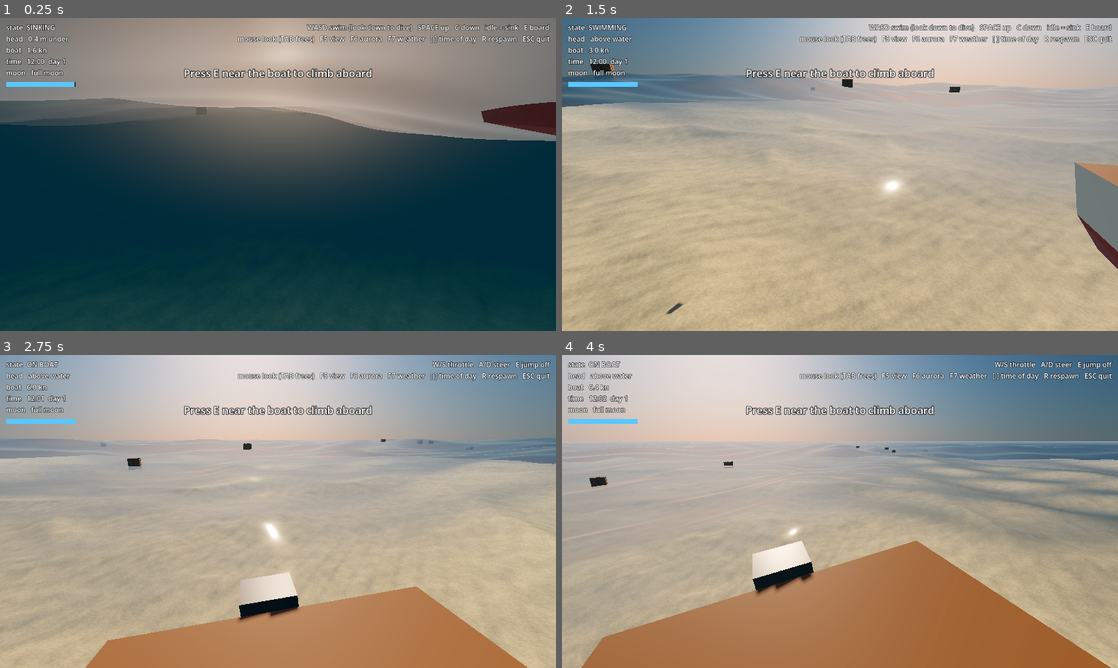
Above: before the commit, frames 1-4 (two rows, left to right).
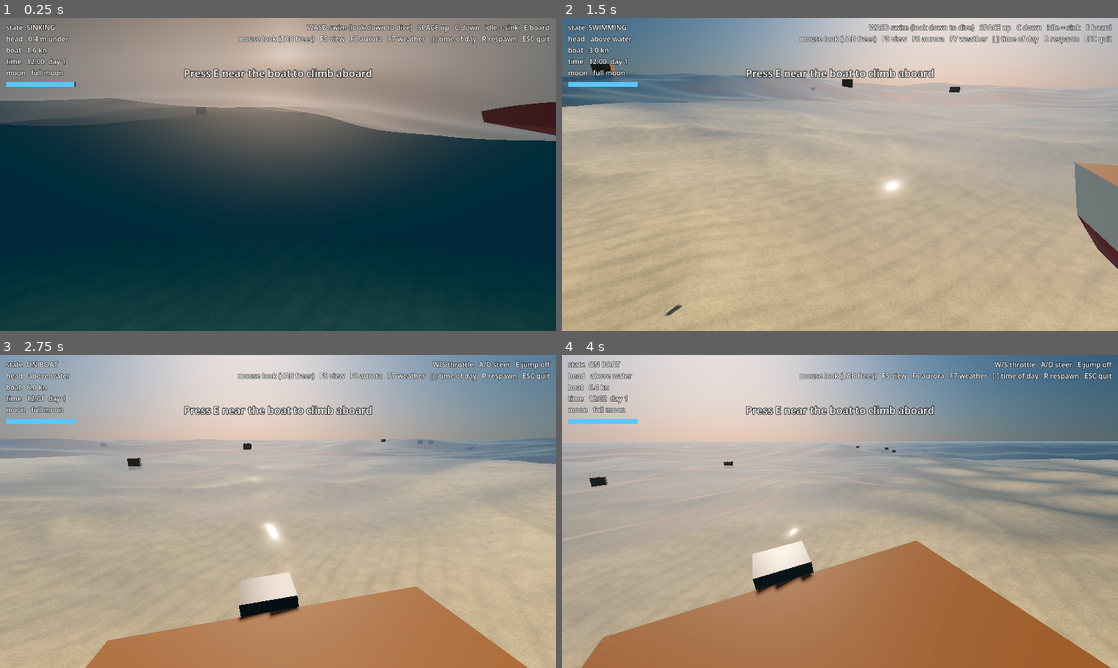
Above: after the commit, the same moments.

Repository: DocRountree/game
Game: Godot game, scene res://src/world/open_ocean/open_ocean.tscn
Two runs of this game, one before a commit and one after it. Both use one fixed random seed, a clock stepped at 60 frames per second and the inputs below.
Inputs (mouse positions are in pixels of both pictures, inside the frame that each line leads up to):
- Up to frame 1 (0.25 s): no input
- Up to frame 2 (1.5 s): tap E (interact) at 0.5, 1.25 s; move the mouse to (867, 174) at 0.52 s; hold W (move_forward) from 0.53 s (still down); tap Down (camera_down) at 0.6 s; move the mouse to (812, 174) at 1.27 s; tap Left (camera_left) at 1.35 s
- Up to frame 3 (2.75 s): keep holding W (move_forward); tap E (interact) at 2 s; move the mouse to (289, 505) at 2.02 s; tap Right (camera_right) at 2.1 s
- Up to frame 4 (4 s): keep holding W (move_forward); tap E (interact) at 2.75, 3.5 s; move the mouse to (834, 517) at 2.77 s; tap Up (camera_up) at 2.85 s; move the mouse to (878, 514) at 3.52 s; tap C (dive) at 3.6 s

The runs differ from the first frame. In frame 2, less than 0.1% of the frame differs, in the area x 15-59%, y 70-96%; in frame 3, less than 0.1%; in frame 4, less than 0.1%.

Commit message:
Seafloor: turn off the fractal bumps, keep the ripples

Diff:
--- a/src/systems/water/seafloor/seafloor.gdshader
+++ b/src/systems/water/seafloor/seafloor.gdshader
@@ -10,7 +10,7 @@
 
 uniform sampler2D heights : filter_linear, repeat_disable;   // r: height (m)
 uniform vec3 patch_rect = vec3(0.0, 0.0, 768.0);             // corner x, corner z, size (m)
-uniform float relief = 0.55;          // m of fine relief on top of the coarse field
+uniform float relief = 0.0;           // m of fine fractal relief on top of the coarse field (off: ripples instead)
 uniform float relief_wavelength = 9.0; // m: longest fine octave
 uniform float ripple_height = 0.06;     // m: small sand ripples
 uniform float ripple_wavelength = 1.0;  // m
